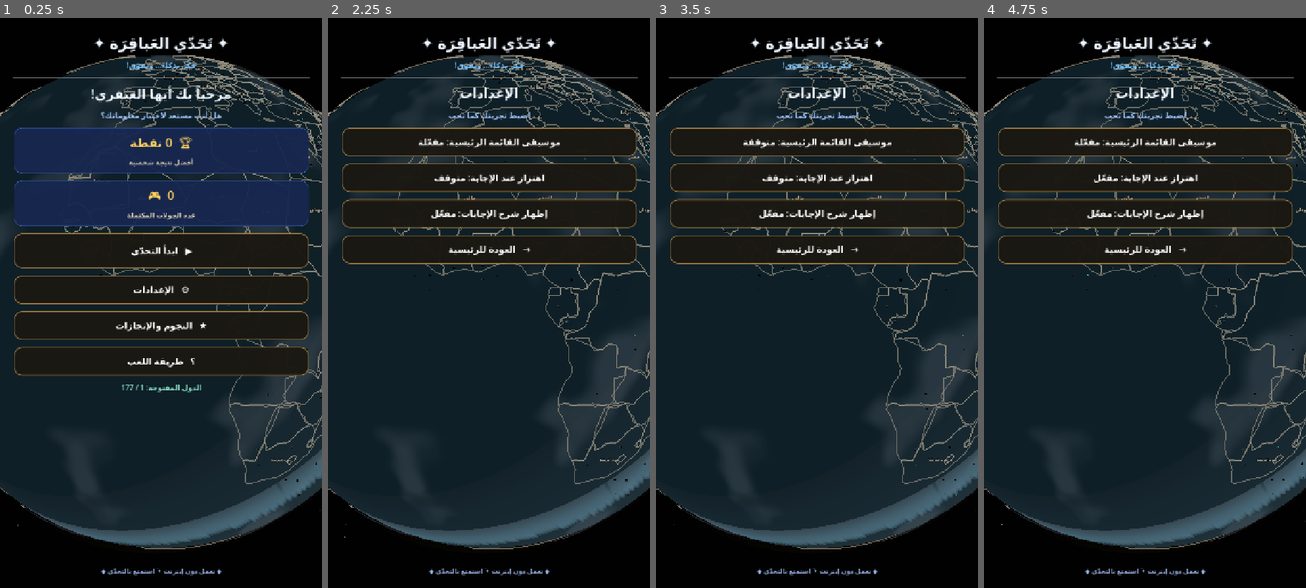
Above: before the commit, frames 1-4 (left to right).
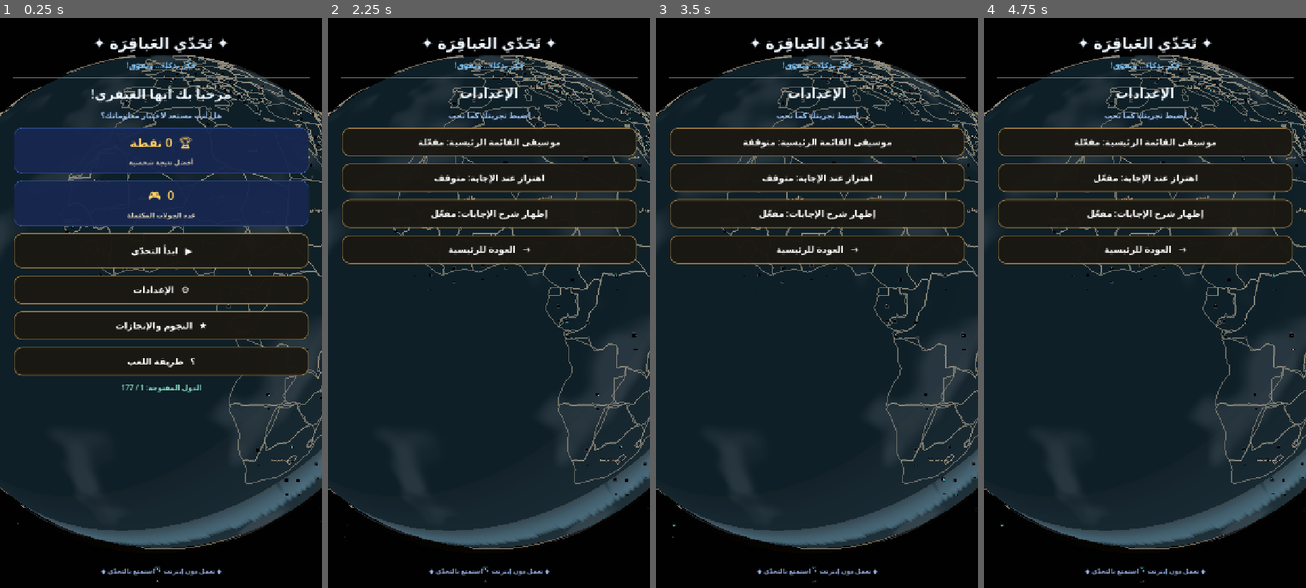
Above: after the commit, the same moments.

Repository: mahdialloui01-art/challenge-
Game: Godot game, scene res://scenes/main.tscn
The game is run twice, just before and just after one commit, with the same random seed, the same clock (stepped at 60 frames per second) and the same inputs.
Inputs:
- Up to frame 1 (0.25 s): no input
- Up to frame 2 (2.25 s): click "▶ ابدأ التحدّي" at 0.5 s; click "⌂ الرئيسية" at 1.25 s; click "⚙ الإعدادات" at 2 s
- Up to frame 3 (3.5 s): click "موسيقى القائمة الرئيسية: مفعّ…" at 2.75 s
- Up to frame 4 (4.75 s): click "موسيقى القائمة الرئيسية: متوق…" at 3.5 s; click "اهتزاز عند الإجابة: متوقف" at 4.25 s

The runs differ from the first frame. In frame 1, 0.2% of the frame differs, in the area x 5-100%, y 6-99%; in frame 2, 0.3%; in frame 3, 0.3%; in frame 4, 0.3%.

Commit message:
Scale country locks and number plaques to country size

Diff:
--- a/scripts/world_globe.gd
+++ b/scripts/world_globe.gd
@@ -373,6 +373,34 @@
         best_anchor = [candidate_lon, candidate_lat]
     return best_anchor
 
+func _get_country_marker_scale(geometry: Array) -> float:
+    # Derive marker size from each country's largest outer boundary.
+    # Larger land areas get a more visible badge; compact countries stay unobstructed.
+    var best_bbox_area := 0.0
+    for polygon in geometry:
+        if polygon.is_empty():
+            continue
+        var ring: Array = polygon[0]
+        if ring.size() < 4:
+            continue
+        var min_lon := 180.0
+        var max_lon := -180.0
+        var min_lat := 90.0
+        var max_lat := -90.0
+        for point in ring:
+            var lon := float(point[0])
+            var lat := float(point[1])
+            min_lon = minf(min_lon, lon)
+            max_lon = maxf(max_lon, lon)
+            min_lat = minf(min_lat, lat)
+            max_lat = maxf(max_lat, lat)
+        var bbox_area := (max_lon - min_lon) * (max_lat - min_lat)
+        best_bbox_area = maxf(best_bbox_area, bbox_area)
+    if best_bbox_area <= 0.0:
+        return 0.75
+    return clampf(sqrt(best_bbox_area) / 18.0, 0.65, 1.35)
+
+
 func _create_country_lock_labels() -> void:
     # Compact electronic lock badges sit at each country's geographic centre.
     # Their footprint is deliberately small so the map remains clearly visible.
@@ -384,6 +412,7 @@
         if anchor.size() < 2:
             continue
         var route_index := country_route.find(code)
+        var country_scale := _get_country_marker_scale(feature.get("g", []))
         var lock_root := Node3D.new()
         lock_root.name = "CountryLock_" + code
         lock_root.position = _geo_to_sphere(float(anchor[0]), float(anchor[1]), GLOBE_RADIUS * 1.038) + Vector3(0.0, -0.13, 0.0)
@@ -392,10 +421,10 @@
         lock_root.set_meta("country_code", code)
         lock_root.set_meta("base_scale", 0.12)
 
-        # Scale only the lock hardware down by 90%; keep the number box unchanged.
+        # Hardware, plaque and sequence number scale independently for each country.
         var lock_hardware := Node3D.new()
         lock_hardware.name = "LockHardware"
-        lock_hardware.scale = Vector3.ONE * 0.1
+        lock_hardware.scale = Vector3.ONE * 0.24 * country_scale
         lock_root.add_child(lock_hardware)
 
         # Brushed titanium outer shell.
@@ -487,7 +516,7 @@
         frame_mesh.size = Vector3(0.1395, 0.0738, 0.009)
         number_frame.mesh = frame_mesh
         number_frame.position = Vector3(0.0, -0.1188, 0.052)
-        number_frame.scale = Vector3.ONE * 0.1
+        number_frame.scale = Vector3.ONE * 0.24 * country_scale
         number_frame.material_override = titanium
         lock_root.add_child(number_frame)
 
@@ -497,7 +526,7 @@
         plate_mesh.size = Vector3(0.1251, 0.0585, 0.0072)
         number_plate.mesh = plate_mesh
         number_plate.position = Vector3(0.0, -0.1188, 0.0528)
-        number_plate.scale = Vector3.ONE * 0.1
+        number_plate.scale = Vector3.ONE * 0.24 * country_scale
         var plate_material := StandardMaterial3D.new()
         plate_material.albedo_color = Color(0.008, 0.025, 0.042, 1.0)
         plate_material.metallic = 0.72
@@ -514,7 +543,7 @@
         accent_mesh.size = Vector3(0.090, 0.0027, 0.0027)
         number_accent.mesh = accent_mesh
         number_accent.position = Vector3(0.0, -0.12159, 0.0534)
-        number_accent.scale = Vector3.ONE * 0.1
+        number_accent.scale = Vector3.ONE * 0.24 * country_scale
         number_accent.material_override = cyan
         lock_root.add_child(number_accent)
 
@@ -530,8 +559,8 @@
         order_label.outline_size = 3
         order_label.outline_modulate = Color(0.004, 0.018, 0.03, 1.0)
         order_label.position = Vector3(0.0, -0.1188, 0.0536)
-        order_label.scale = Vector3.ONE * 0.1
-        # Keep the sequence number at the same compact 10% scale as its plaque.
+        order_label.scale = Vector3.ONE * 0.24 * country_scale
+        # Match the number's scale to its independently sized plaque.
         order_label.horizontal_alignment = HORIZONTAL_ALIGNMENT_CENTER
         order_label.vertical_alignment = VERTICAL_ALIGNMENT_CENTER
         lock_root.add_child(order_label)
